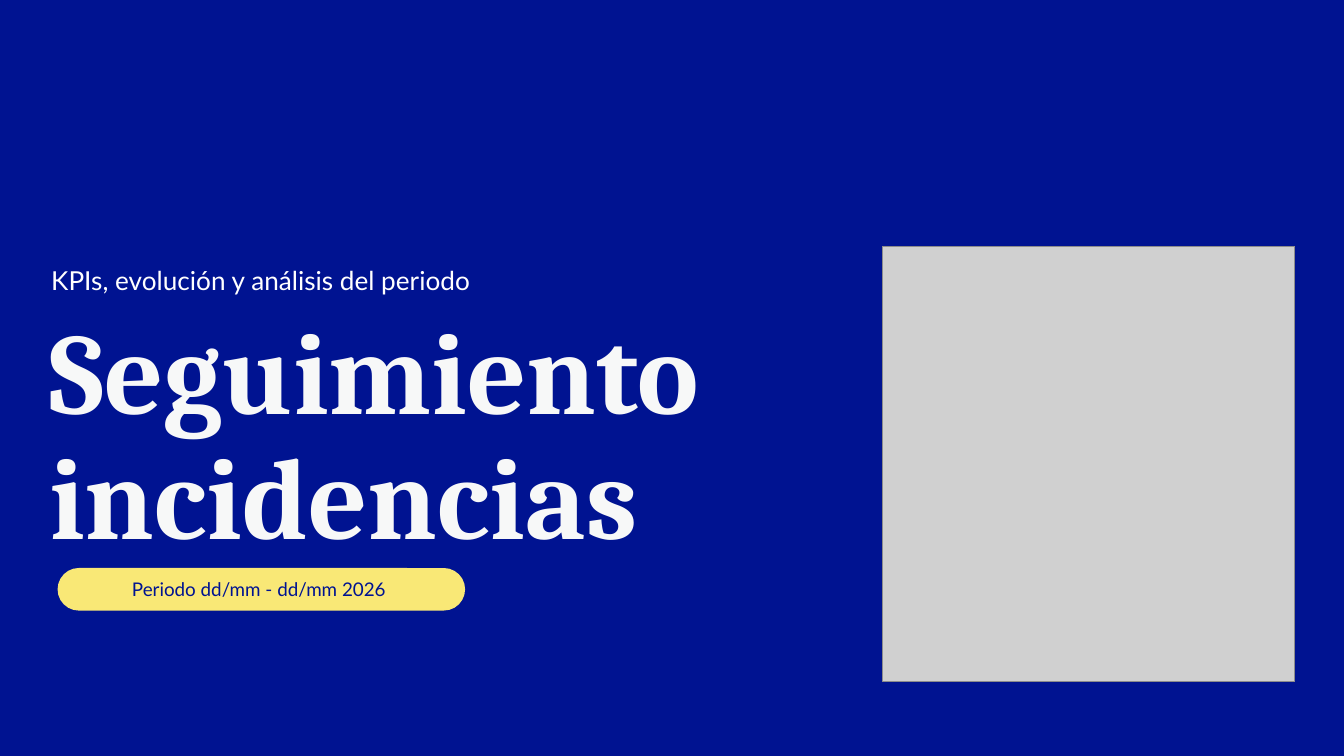
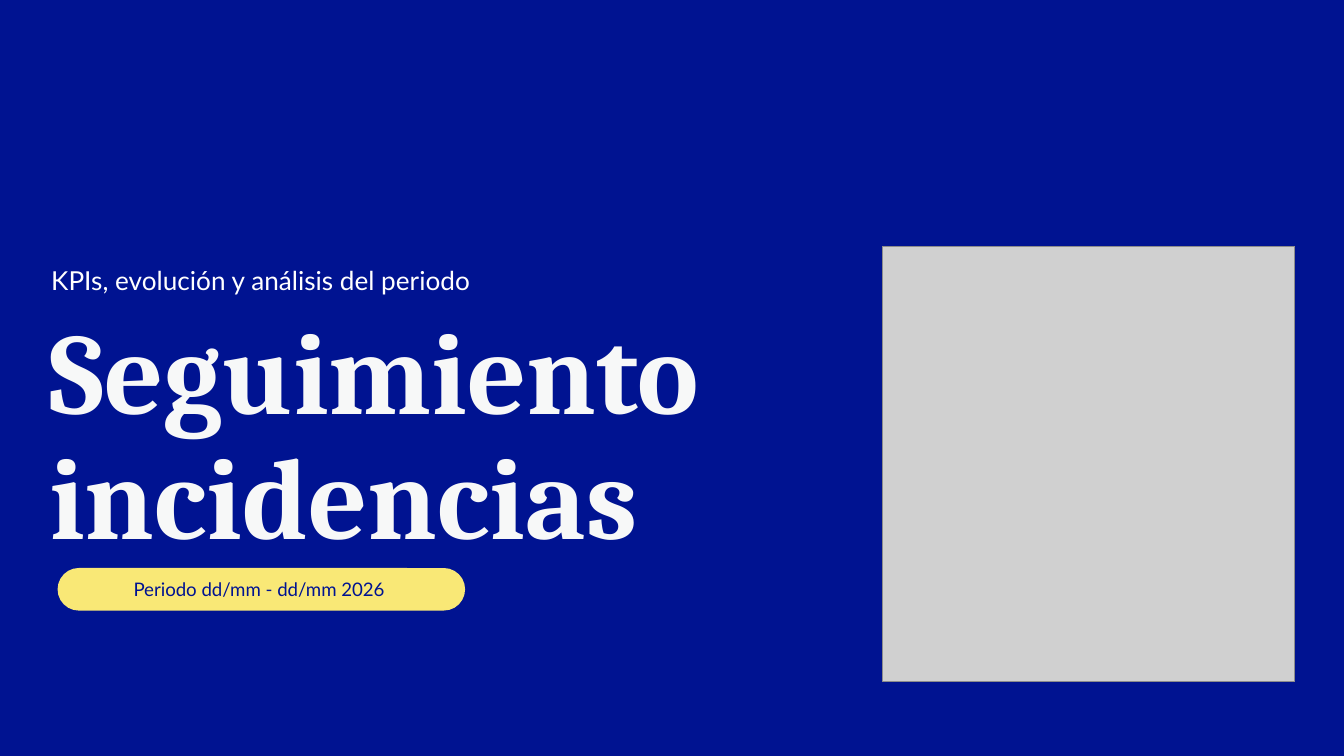
Before and after one commit to felixdelbarrio/bug-resolution-radar, a slide deck: slide 1 of src/bug_resolution_radar/reports/templates/Seguimiento de incidencias del periodo.pptx. Drawn at 1344x756 pixels with LibreOffice and Linux fonts; fonts in the diff are those of the drawing; grey boxes stand for pictures; background and template pictures are left out. Boxes give left, top, right and bottom in pixels: in the first picture for what was removed or moved away, otherwise in the second. Text is boxed around its words. In the diff, an @@ line names an element or a change of style, - is before the commit and + after.

```diff
--- a/src/bug_resolution_radar/reports/templates/Seguimiento de incidencias del periodo.pptx
+++ b/src/bug_resolution_radar/reports/templates/Seguimiento de incidencias del periodo.pptx
@@ rounded rectangle added at [58, 569, 465, 612], fill #F9E876 @@
@@ text "Periodo dd/mm - dd/mm 2026": place and size @@
-text "Periodo dd/mm - dd/mm 2026" at [58, 569, 465, 612]
+text "Periodo dd/mm - dd/mm 2026" at [134, 582, 384, 597]
@@ text "Periodo dd/mm - dd/mm 2026" at [134, 582, 384, 597]: size 10.1 to 10 pt; fill #F9E876 to none @@
```
Also in this commit, not shown: 6 other slides changed, 13 slides removed, 5 other files.
